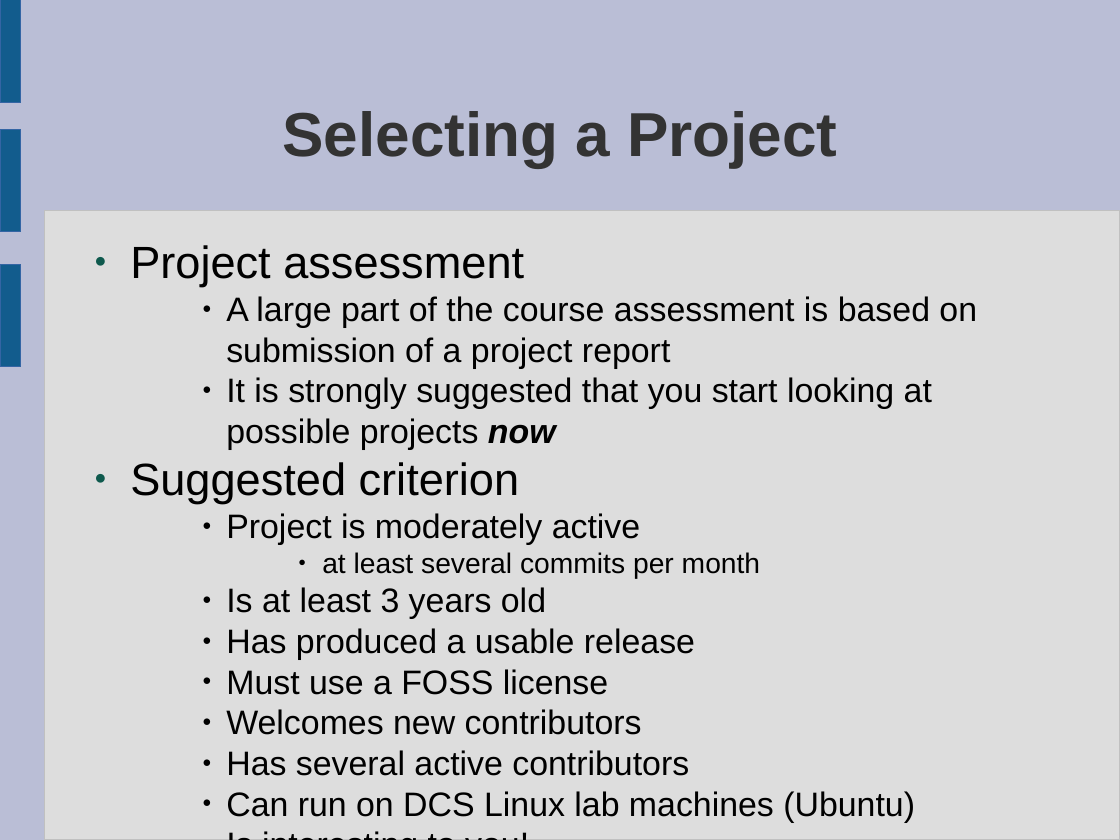
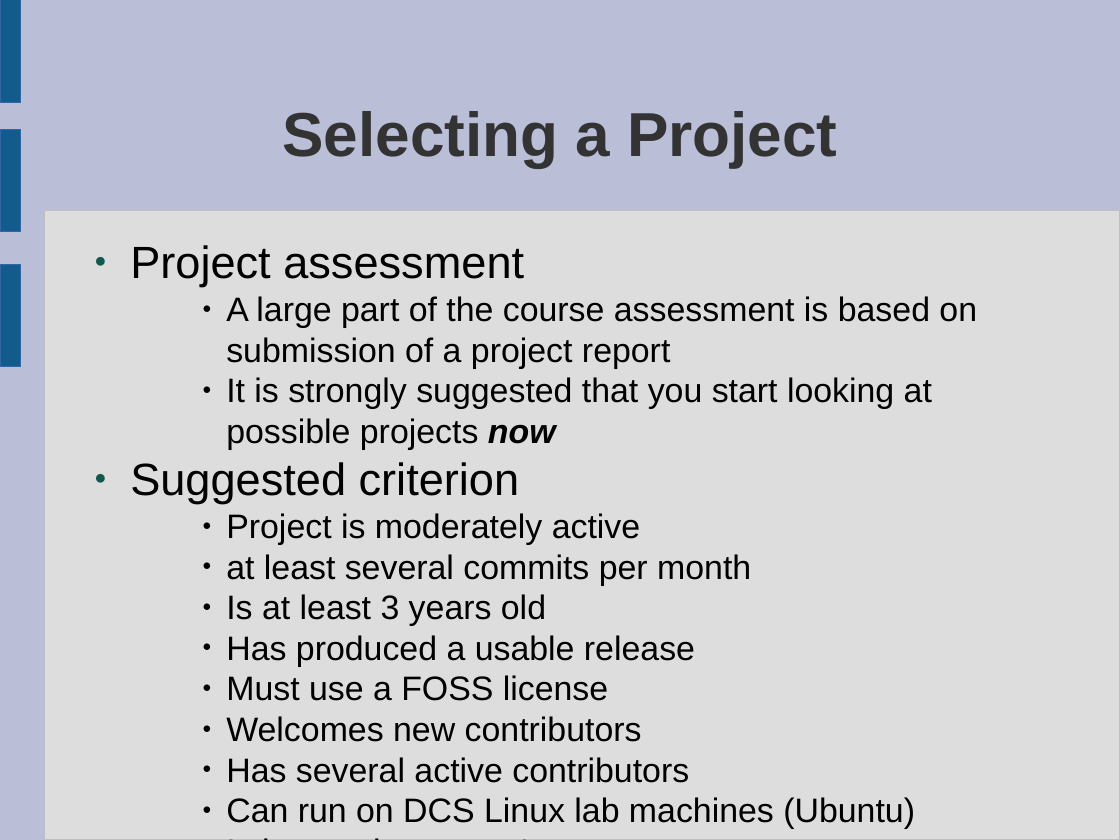
Before and after one commit to laurencesmart/comp8440, a slide deck: slide 9 of lectures/course_introduction.odp (slide 7 before the commit). Drawn at 1120x840 pixels with LibreOffice and Linux fonts; fonts in the diff are those of the drawing. Boxes give left, top, right and bottom in pixels: in the first picture for what was removed or moved away, otherwise in the second. Text is boxed around its words. In the diff, an @@ line names an element or a change of style, - is before the commit and + after.

```diff
--- a/lectures/course_introduction.odp
+++ b/lectures/course_introduction.odp
@@ text at box(226, 554, 751, 585): size 20 to 24 pt in "at least several commits per month"; list level 5 to 3 in "at least several commits per ..." @@
```
Also in this commit, not shown: 7 other slides changed, 2 slides added, 1 other file.
